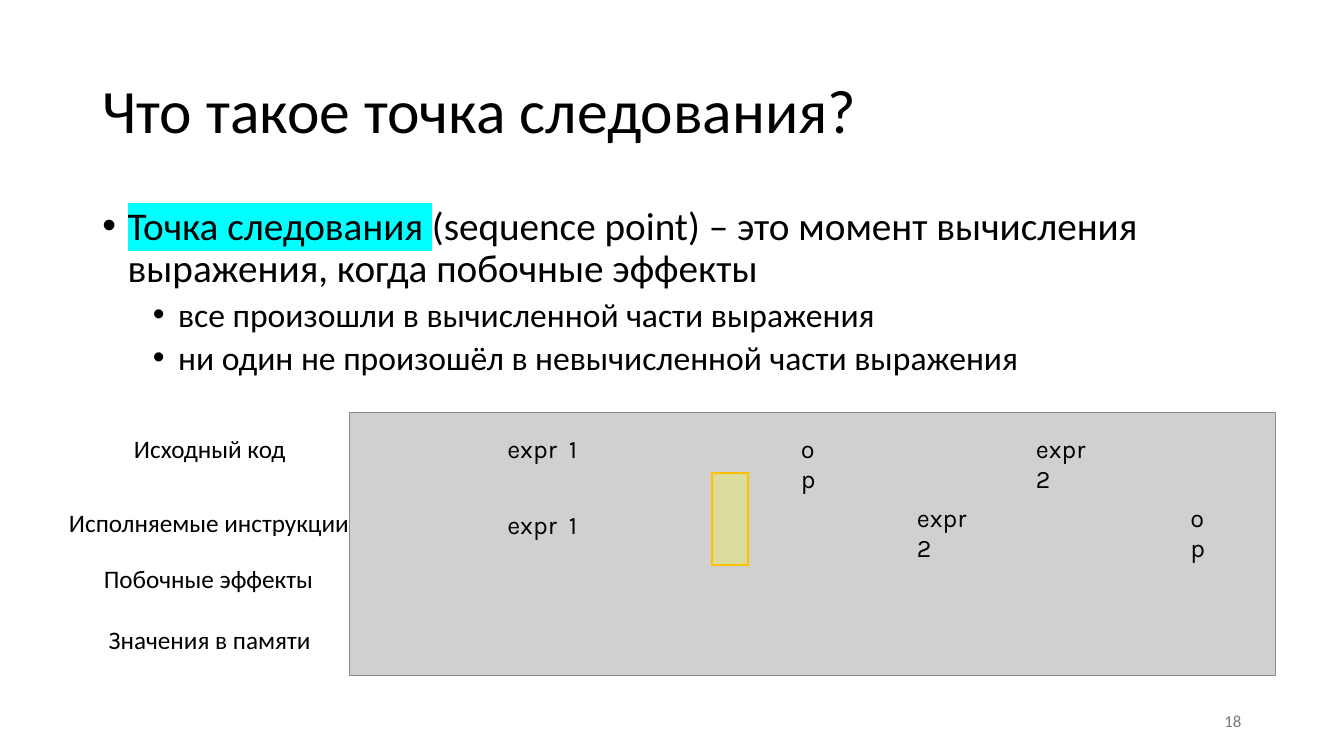
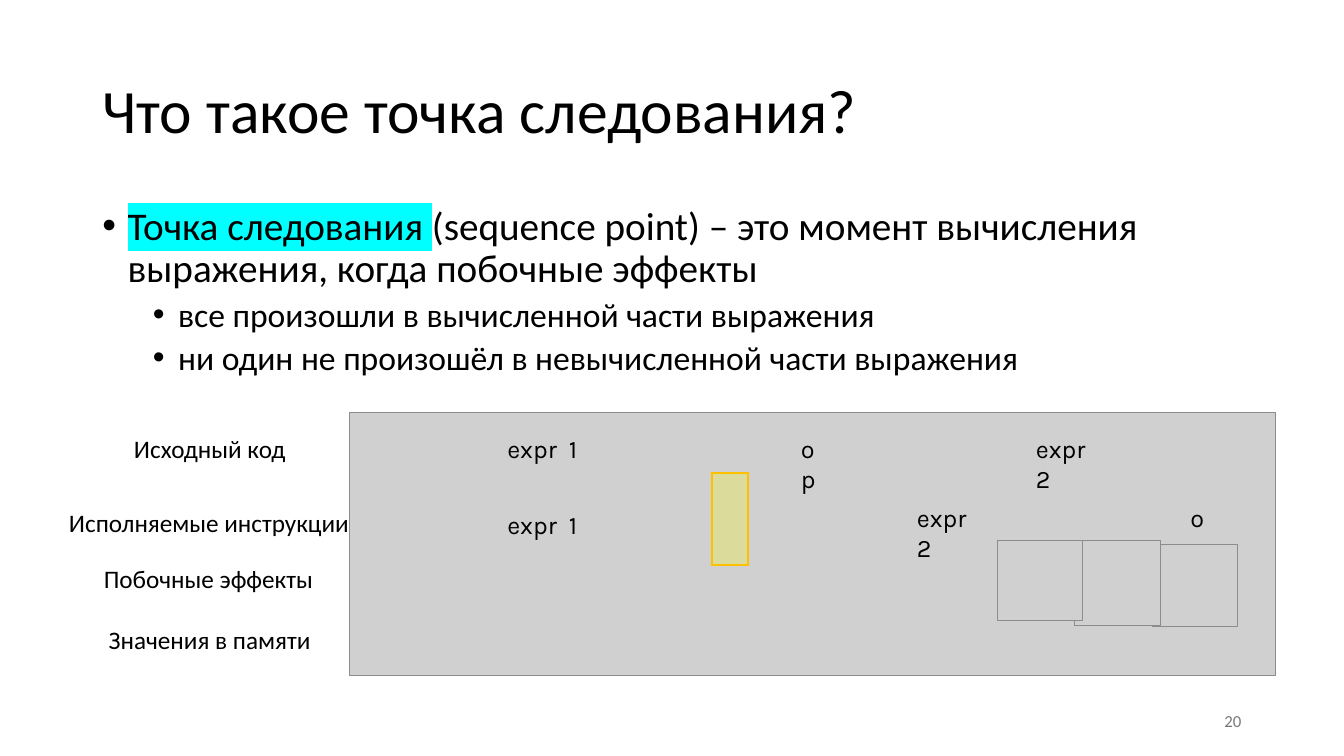
Before and after one commit to Evgueni-Petrov-aka-espetrov/Algorithms-and-Programming-in-C-pptx, a slide deck: slide 20 of 004 Побочные эффекты выражений в Си.pptx (slide 18 before the commit). Drawn at 1344x756 pixels with LibreOffice and Linux fonts; fonts in the diff are those of the drawing; grey boxes stand for pictures. Boxes give left, top, right and bottom in pixels: in the first picture for what was removed or moved away, otherwise in the second. Text is boxed around its words. In the diff, an @@ line names an element or a change of style, - is before the commit and + after.

```diff
--- a/004 Побочные эффекты выражений в Си.pptx
+++ b/004 Побочные эффекты выражений в Си.pptx
@@ picture added at bbox=[998, 540, 1084, 620] @@
@@ picture added at bbox=[1075, 540, 1160, 626] @@
@@ picture added at bbox=[1152, 544, 1238, 626] @@
@@ page number at bbox=[1224, 716, 1241, 727]: text changed @@
-18
+20
```
Also in this commit, not shown: 15 other slides changed.
